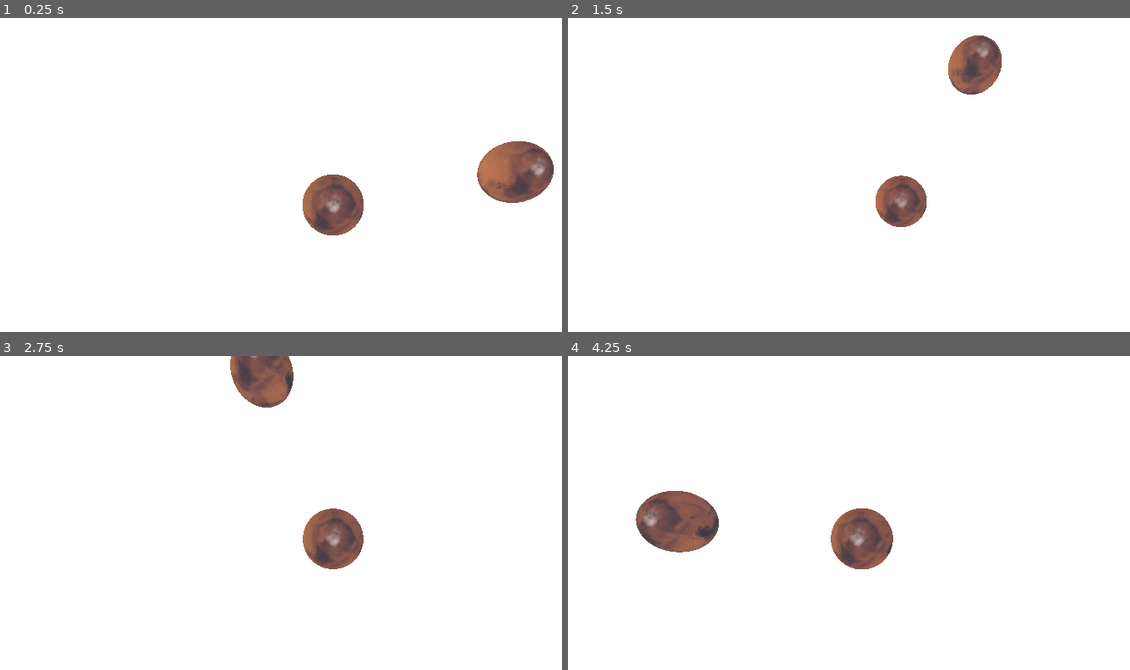
Above: before the commit, frames 1-4 (two rows, left to right).
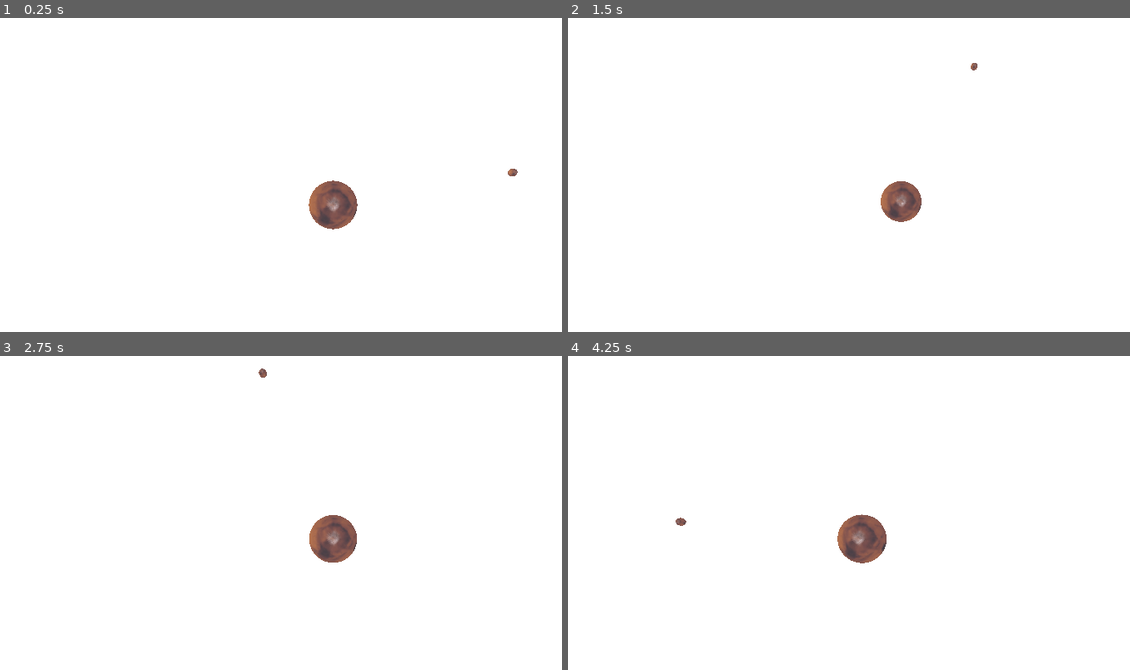
Above: after the commit, the same moments.

Repository: DarkLegend001/Space-Simulator
Game: Godot game, scene res://main/main.tscn
Two runs of this game, one before a commit and one after it. Both use one fixed random seed, a clock stepped at 60 frames per second and the inputs below. A sky picture missing from this copy of the repository is replaced by a grey-blue gradient.
Inputs:
- Up to frame 1 (0.25 s): no input
- Up to frame 2 (1.5 s): hold S (camera_back) 0.53-1.28 s; tap Ctrl (camera_down) at 1.35 s
- Up to frame 3 (2.75 s): hold W (camera_forward) from 2.03 s (still down)
- Up to frame 4 (4.25 s): release W (camera_forward) at 2.78 s; tap A (camera_left) at 2.85 s; hold D (camera_right) from 3.53 s (still down)

The runs differ from the first frame. In frame 1, 3.0% of the frame differs, in the area x 53-99%, y 39-70%; in frame 2, 2.0%; in frame 3, 2.4%; in frame 4, 3.2%, in the area x 12-58%, y 42-68%.

Commit message:
add radius scaling

Diff:
--- a/data/globals.gd
+++ b/data/globals.gd
@@ -2,4 +2,4 @@
 
 # Defines how many metres corresponds with one position unit of Godot
 @export var distance_scale: int = 1e9
-@export var size_scale: int = 7e5
+@export var size_scale: int = 5e7
--- a/main/main.tscn
+++ b/main/main.tscn
@@ -20,6 +20,7 @@
 sky = SubResource("Sky_3wy1v")
 ambient_light_source = 3
 ambient_light_color = Color(1, 1, 1, 1)
+ambient_light_sky_contribution = 0.9
 ambient_light_energy = 1.22
 reflected_light_source = 2
 
--- a/rendering/celestial_body_renderer.gd
+++ b/rendering/celestial_body_renderer.gd
@@ -5,6 +5,7 @@
 # Called when the node enters the scene tree for the first time.
 func _ready() -> void:
 	print("Instantiating 'CelstialBodyRenderer")
+	scale = Vector3.ONE * (body.radius / Globals.size_scale)
 
 # Called every frame. 'delta' is the elapsed time since the previous frame.
 func _process(_delta: float) -> void:
--- a/rendering/celestial_body_renderer.tscn
+++ b/rendering/celestial_body_renderer.tscn
@@ -12,7 +12,7 @@
 [node name="CelestialBodyRenderer" type="Node3D" unique_id=1844500272]
 script = ExtResource("1_l5vr7")
 
-[node name="MeshInstance3D" type="MeshInstance3D" parent="." unique_id=936898943]
+[node name="Mesh" type="MeshInstance3D" parent="." unique_id=936898943]
 transform = Transform3D(50, 0, 0, 0, 50, 0, 0, 0, 50, 0, 0, 0)
 mesh = SubResource("SphereMesh_l5vr7")
 surface_material_override/0 = SubResource("StandardMaterial3D_xhbbt")
